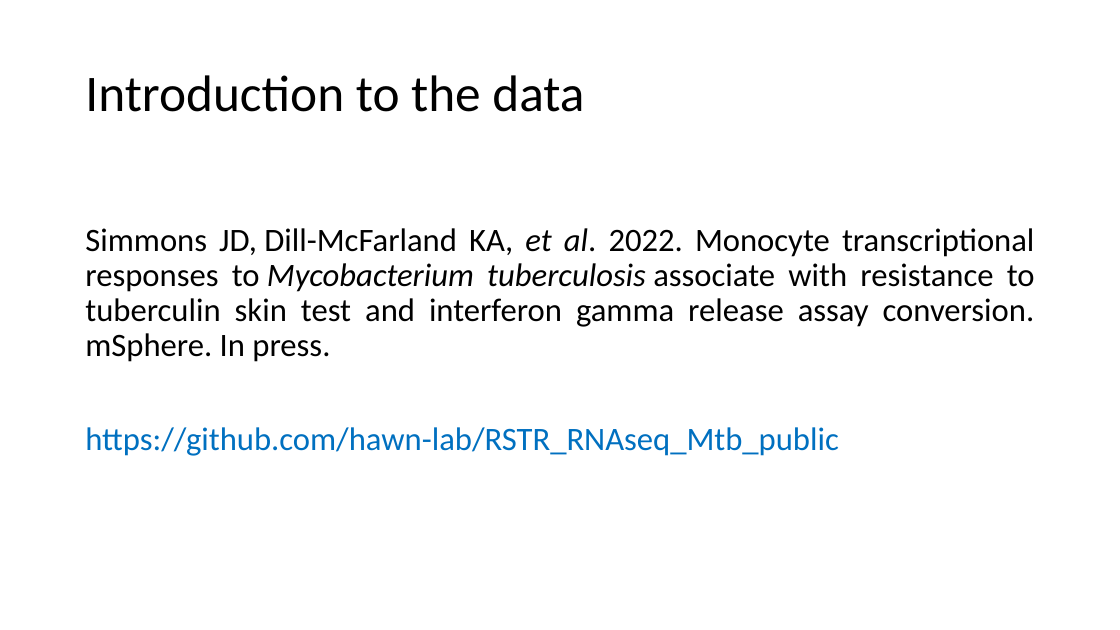
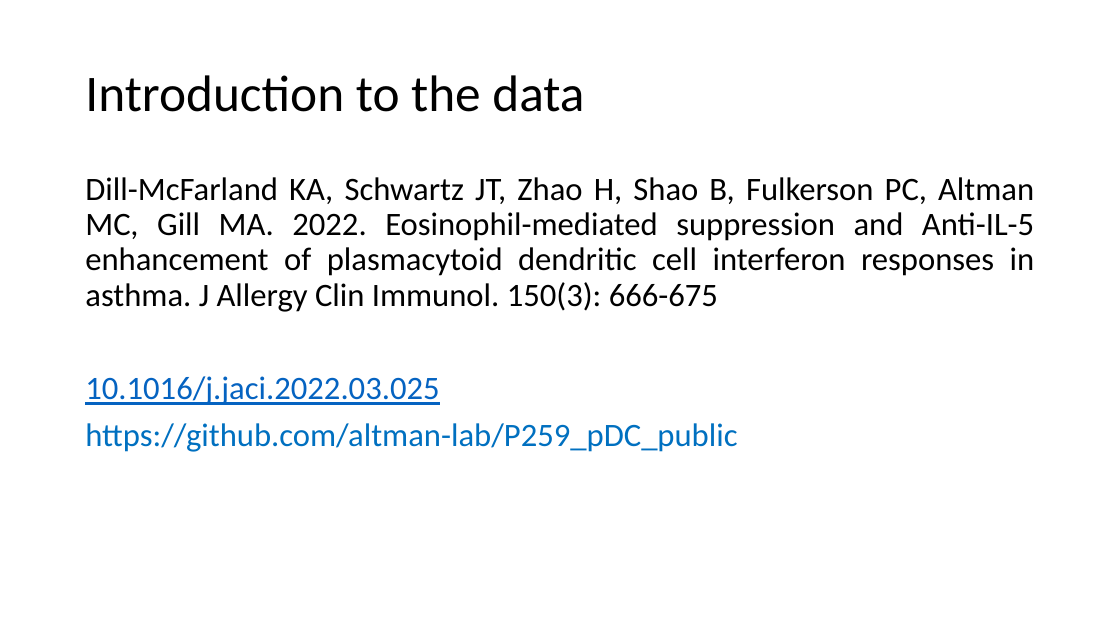
Before and after one commit to BIGslu/workshops, a slide deck: slide 8 of 2023.01.30_RNAseq.i4TB/welcome.pptx. Drawn at 1120x630 pixels with LibreOffice and Linux fonts; fonts in the diff are those of the drawing. Boxes give left, top, right and bottom in pixels: in the first picture for what was removed or moved away, otherwise in the second. Text is boxed around its words. In the diff, an @@ line names an element or a change of style, - is before the commit and + after.

```diff
--- a/2023.01.30_RNAseq.i4TB/welcome.pptx
+++ b/2023.01.30_RNAseq.i4TB/welcome.pptx
@@ text at (85, 177, 1035, 452): text changed @@
-Simmons JD, Dill-McFarland KA, et al. 2022. Monocyte transcriptional responses to Mycobacterium tuberculosis associate with resistance to tuberculin skin test and interferon gamma release assay conversion. mSphere. In press.
-https://github.com/hawn-lab/RSTR_RNAseq_Mtb_public
+Dill-McFarland KA, Schwartz JT, Zhao H, Shao B, Fulkerson PC, Altman MC, Gill MA. 2022. Eosinophil-mediated suppression and Anti-IL-5 enhancement of plasmacytoid dendritic cell interferon responses in asthma. J Allergy Clin Immunol. 150(3): 666-675
+10.1016/j.jaci.2022.03.025
+https://github.com/altman-lab/P259_pDC_public
```
Also in this commit, not shown: 5 other slides changed, 1 slide removed.
